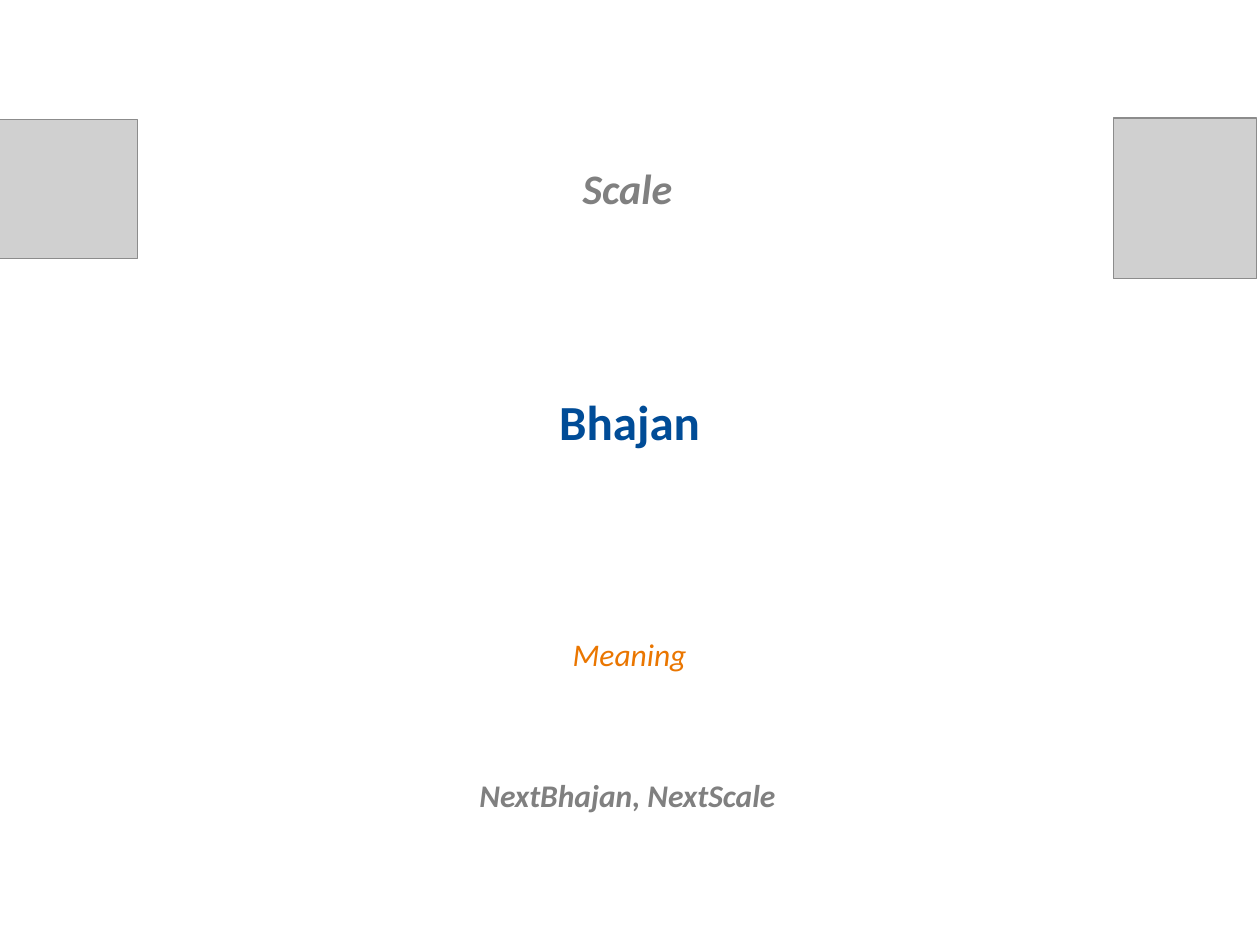
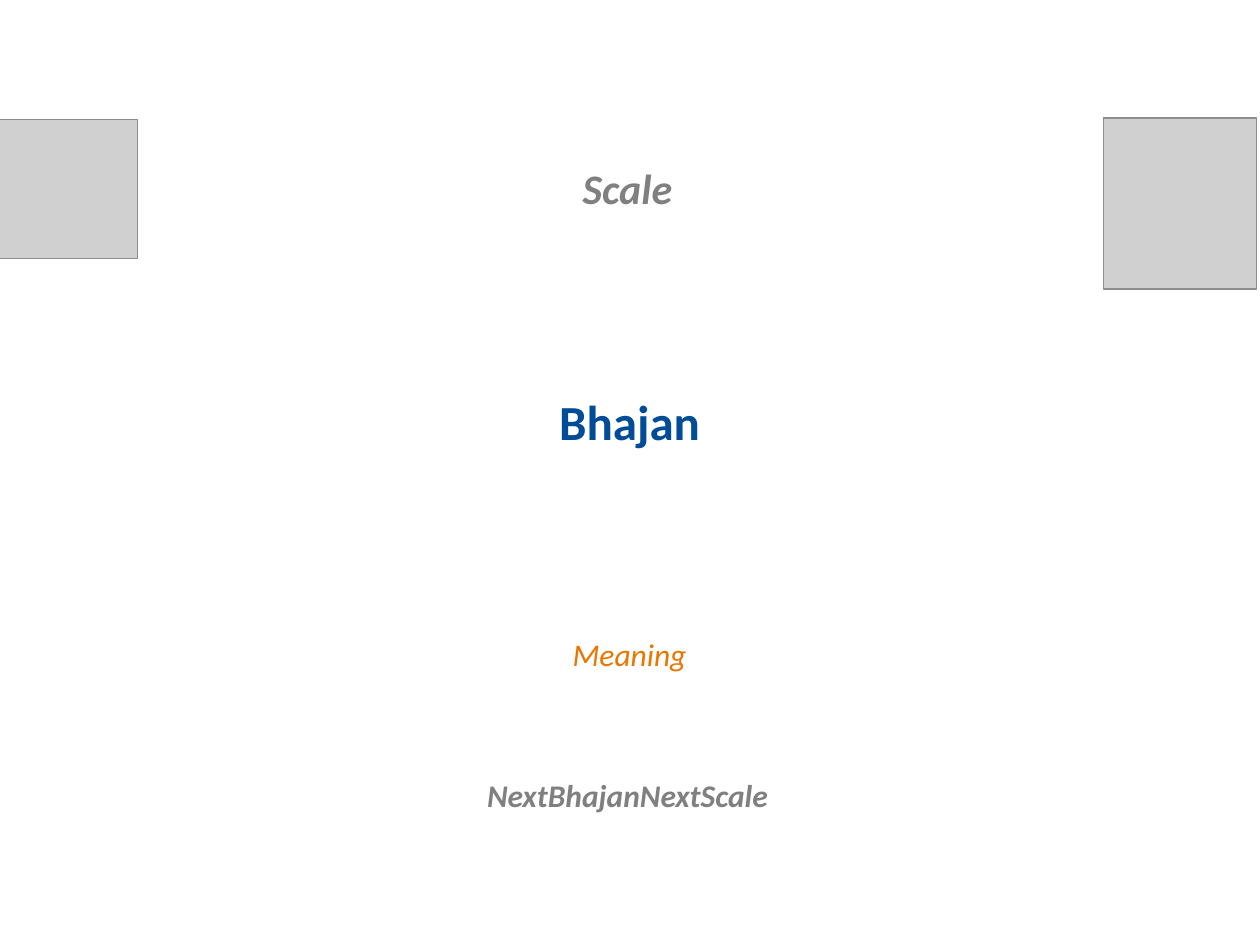
Before and after one commit to rkanadam/saibhajanmaker, a slide deck: slide 1 of WebContent/WEB-INF/templates/25th Anniversary/master.pptx. Drawn at 1260x945 pixels with LibreOffice and Linux fonts; fonts in the diff are those of the drawing; grey boxes stand for pictures. Boxes give left, top, right and bottom in pixels: in the first picture for what was removed or moved away, otherwise in the second. Text is boxed around its words. In the diff, an @@ line names an element or a change of style, - is before the commit and + after.

Commit message:
Fixing nextbhajan scale

```diff
--- a/WebContent/WEB-INF/templates/25th Anniversary/master.pptx
+++ b/WebContent/WEB-INF/templates/25th Anniversary/master.pptx
@@ picture: place and size @@
-picture at <box>1114,118,1257,278</box>
+picture at <box>1104,118,1256,290</box>
@@ text at <box>487,785,768,812</box>: text changed @@
-NextBhajan, NextScale
+NextBhajanNextScale
```
Also in this commit, not shown: 1 other file.
